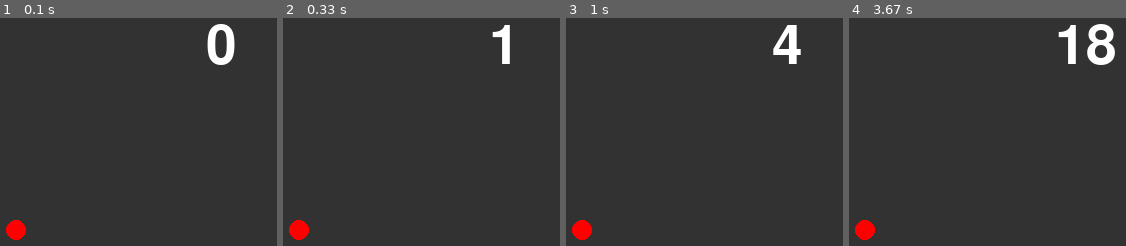
Above: before the commit, frames 1-4 (left to right).
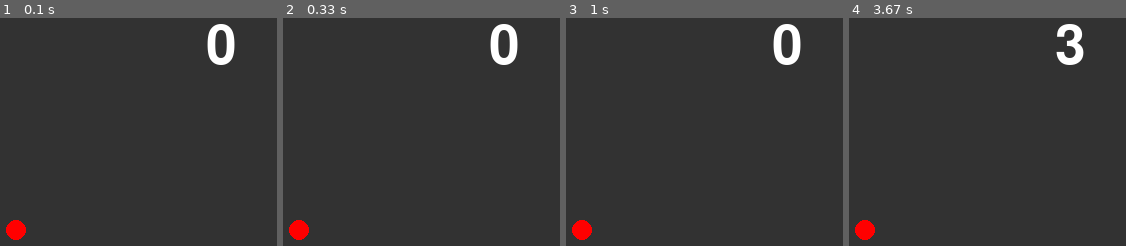
Above: after the commit, the same moments.

Repository: c0a240200e/PrjoExD_1
Game: pygame game, started from pygame_system.py
Same seed, same stepped clock (60 frames per second), same inputs: the game is played once before the commit and once after it.
Inputs:
- Up to frame 1 (0.1 s): no input
- Up to frame 2 (0.33 s): no input
- Up to frame 3 (1 s): no input
- Up to frame 4 (3.67 s): no input

Frame 1 is identical in both runs. In frame 2, 1.3% of the frame differs, in the area x 74-85%, y 2-21%; in frame 3, 1.0%; in frame 4, 2.2%, in the area x 74-97%, y 2-21%.

Commit message:
FPS変更

Diff:
--- a/pygame_system.py
+++ b/pygame_system.py
@@ -26,7 +26,7 @@
         screen.blit(enn, [100, 400])
         pg.display.update()
         tmr += 1
-        clock.tick(5)
+        clock.tick(1)
 
 
 if __name__ == "__main__":
